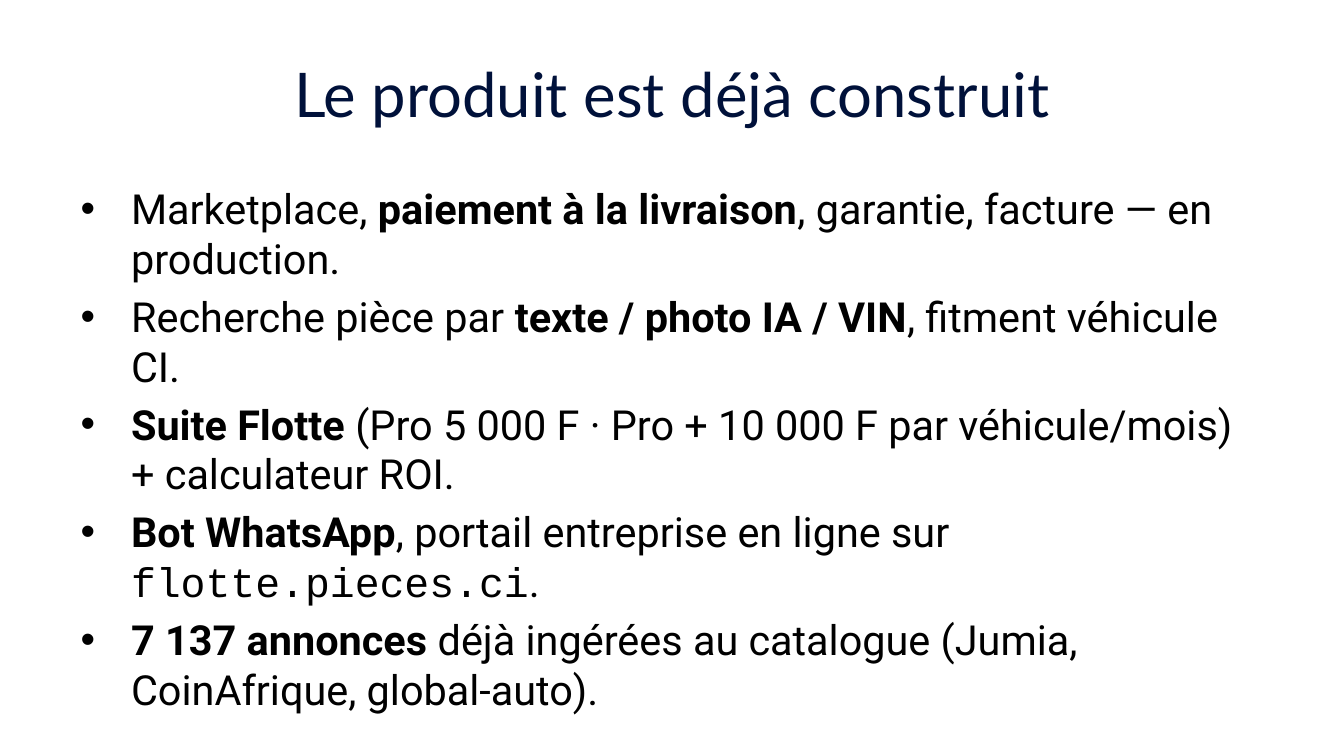
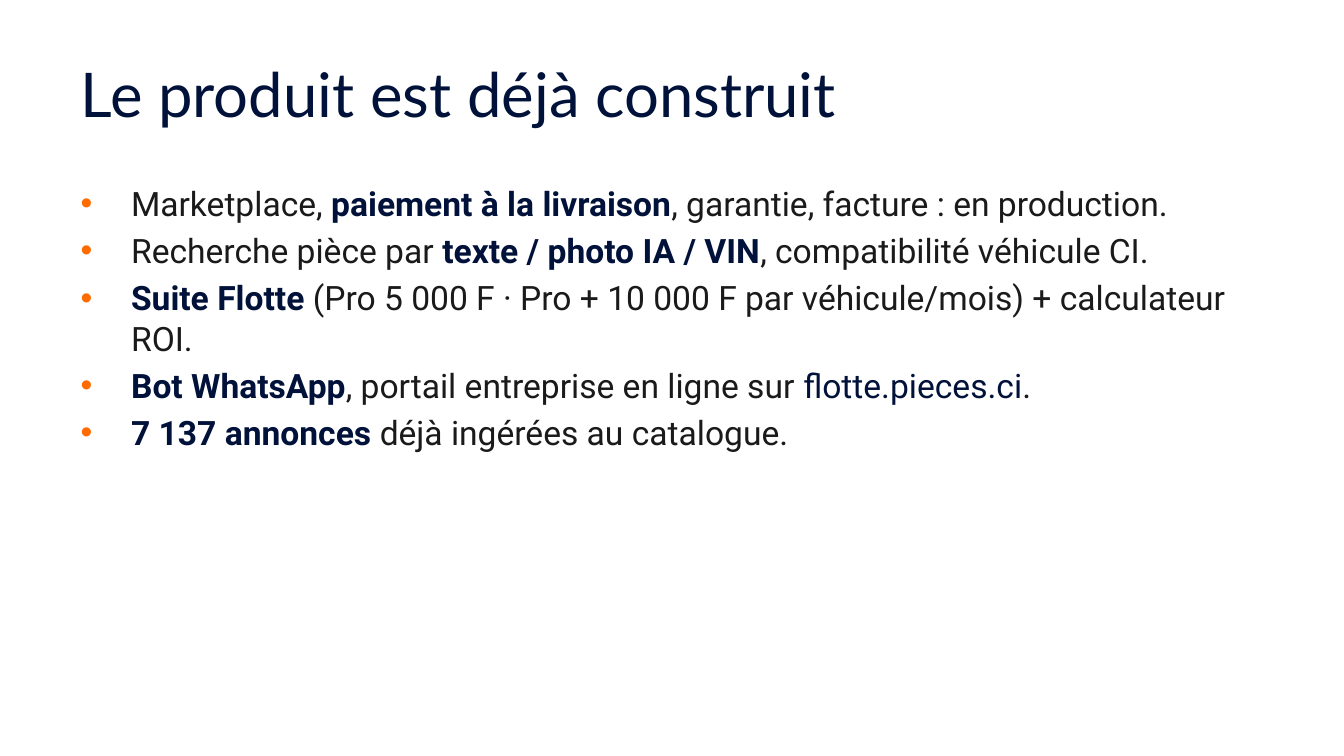
Before and after one commit to Fefer79/pieces, a slide deck: slide 4 of docs/pitch-deck-pieces-2026-06.pptx (slide 5 before the commit). Drawn at 1344x756 pixels with LibreOffice and Linux fonts; fonts in the diff are those of the drawing. Boxes give left, top, right and bottom in pixels: in the first picture for what was removed or moved away, otherwise in the second. Text is boxed around its words. In the diff, an @@ line names an element or a change of style, - is before the commit and + after.

```diff
--- a/docs/pitch-deck-pieces-2026-06.pptx
+++ b/docs/pitch-deck-pieces-2026-06.pptx
@@ title "Le produit est déjà construit" at (x1=81, y1=71, x2=835, y2=129): alignment centre to left @@
@@ text at (x1=131, y1=190, x2=1168, y2=270): text changed; size 22.2 to 18 pt; text colour #000000 to #1A1A1A @@
-• Marketplace, paiement à la livraison, garantie, facture — en production.
-• Recherche pièce par texte / photo IA / VIN, fitment véhicule CI.
+• Marketplace, paiement à la livraison, garantie, facture : en production.
+• Recherche pièce par texte / photo IA / VIN, compatibilité véhicule CI.
@@ text at (x1=131, y1=283, x2=1225, y2=405): size 22.2 to 18 pt in "Suite Flotte (Pro 5 000 F · ...", "Bot WhatsApp, portail entreprise en ligne sur ..."; text colour #000000 to #00113A in "Suite Flotte", "Bot WhatsApp, flotte.pieces.ci."; text colour #000000 to #1A1A1A in "(Pro 5 000 F · Pro + ...", "WhatsApp, portail entreprise en ligne sur flotte.pieces.ci."; font Courier New to Roboto in "flotte.pieces.ci." @@
@@ text at (x1=131, y1=419, x2=788, y2=452): text changed; size 22.2 to 18 pt; text colour #000000 to #1A1A1A @@
-• 7 137 annonces déjà ingérées au catalogue (Jumia, CoinAfrique, global-auto).
+• 7 137 annonces déjà ingérées au catalogue.
```
Also in this commit, not shown: 5 other slides changed, 1 slide removed, 6 other files.
